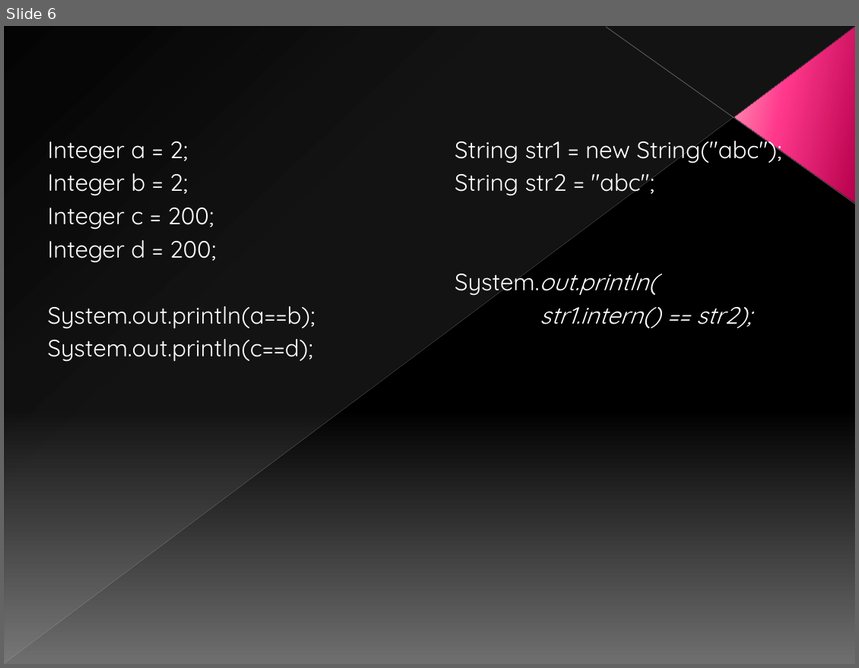
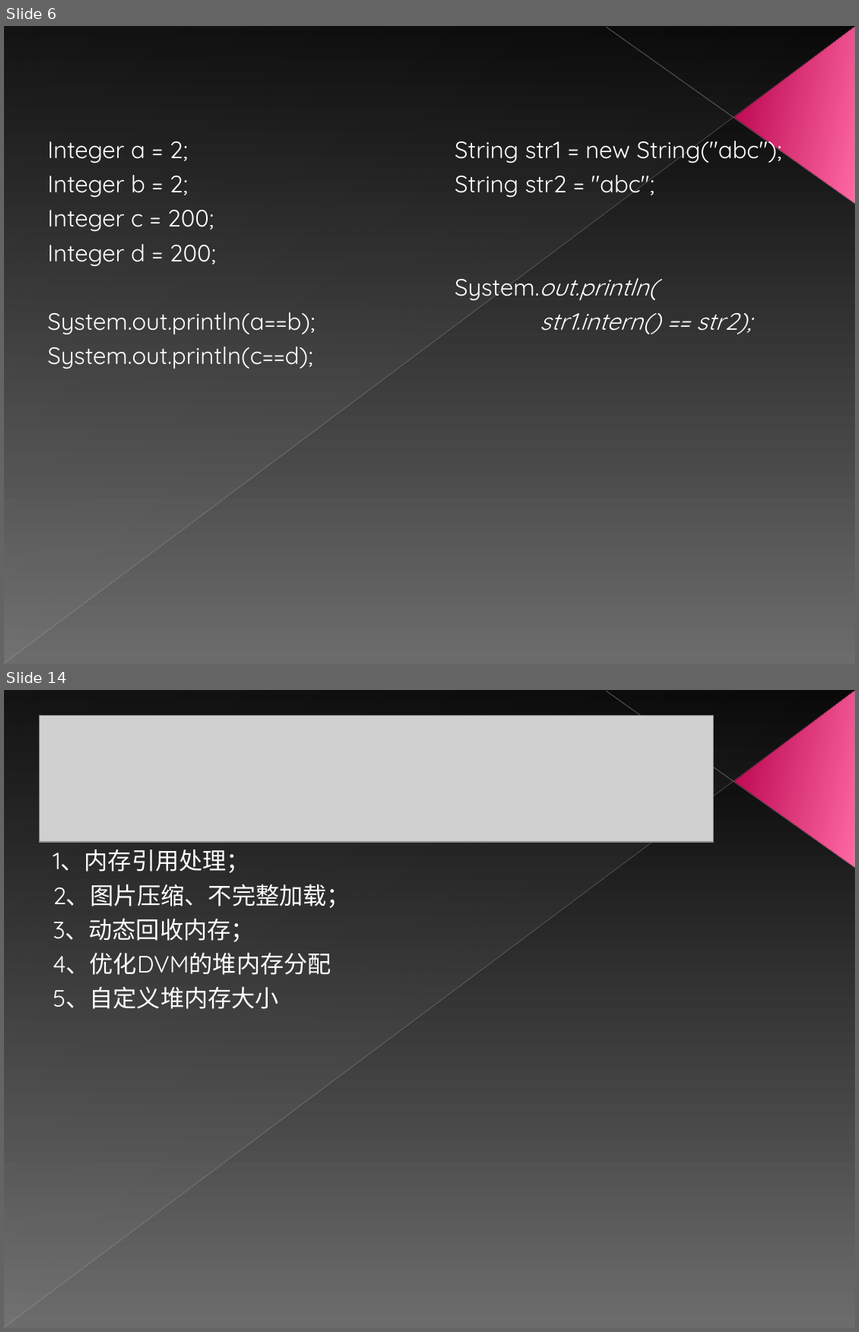
Before and after one commit to Horizonxy/mango, a slide deck: Android内存分析.ppt. Shown one above the other, each under a label of ours: slide 6 before the commit, slides 6 and 14 after it; the slides between them are not shown. The pictures are 859x668 and 859x1332 pixels, drawn with LibreOffice and Linux fonts; fonts in the diff are those of the drawing; grey boxes stand for pictures. Boxes give left, top, right and bottom in pixels: in the first picture for what was removed or moved away, otherwise in the second. Text is boxed around its words. In the diff, an @@ line names an element or a change of style, - is before the commit and + after.

```diff
--- a/Android内存分析.ppt
+++ b/Android内存分析.ppt
@@ slide 14 added at bbox=[4, 690, 855, 1328], background gradient #000000 to #6C6C6C; not listed: 4 template elements that a slide beside it also shows @@
@@ picture added at bbox=[40, 716, 714, 842] @@
@@ text added at bbox=[53, 850, 351, 1009], 20 pt, text #FFFFFF @@
+1、内存引用处理；
+2、图片压缩、不完整加载；
+3、动态回收内存；
+4、优化DVM的堆内存分配
+5、自定义堆内存大小
@@ slide 6 changed as well @@
@@ background gradient #000000 to #707070 to gradient #000000 to #6C6C6C @@
@@ line (4, 664) - (854, 27): stroke #BFBFBF 0.39 pt to #BFBFBF 0.4 pt @@
@@ line (855, 204) - (606, 27): stroke #C6C6C6 0.47 pt to #C6C6C6 0.48 pt @@
@@ triangle at bbox=[735, 27, 855, 203]: fill gradient #B8014E to #FF388C to #FF9CB9 to gradient #B6004A to #FF69A4 @@
@@ text "Integer a = 2;" at bbox=[47, 142, 315, 370]: more space between paragraphs @@
@@ text "String str1 = new String("abc");" at bbox=[455, 134, 782, 335]: more space between paragraphs @@
```
Also in this commit, not shown: 6 other slides changed, 10 other slides added, 1 slide removed, 24 other files.
